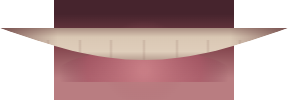
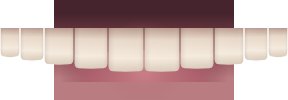
Layered file, before and after one edit (288×100). Changes by layer:
painted on "teeth" over bbox(0, 28, 288, 72)
